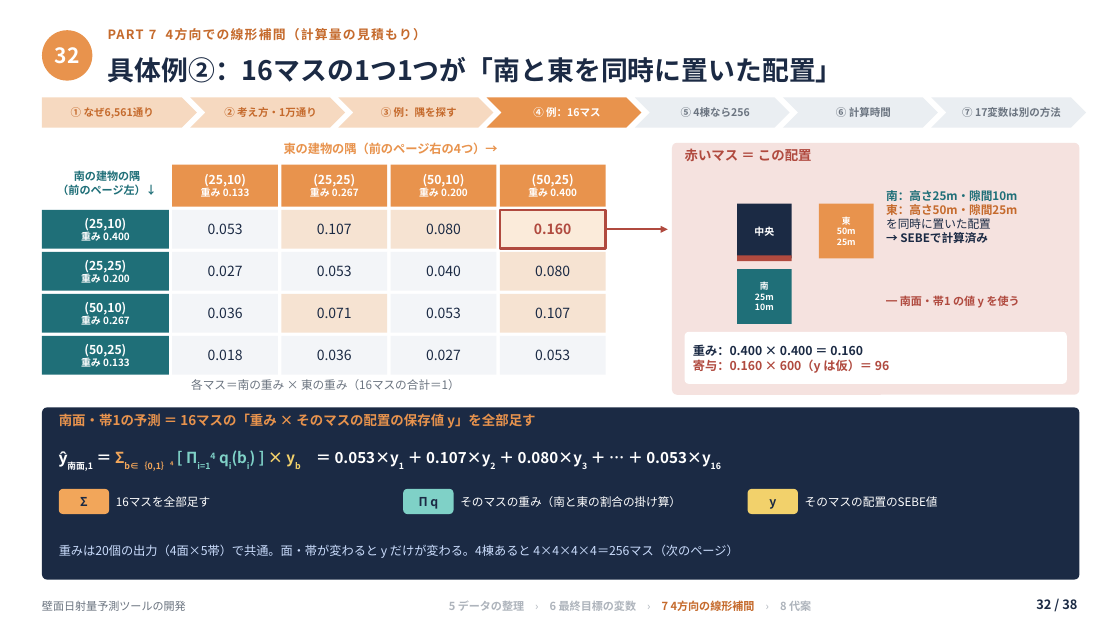
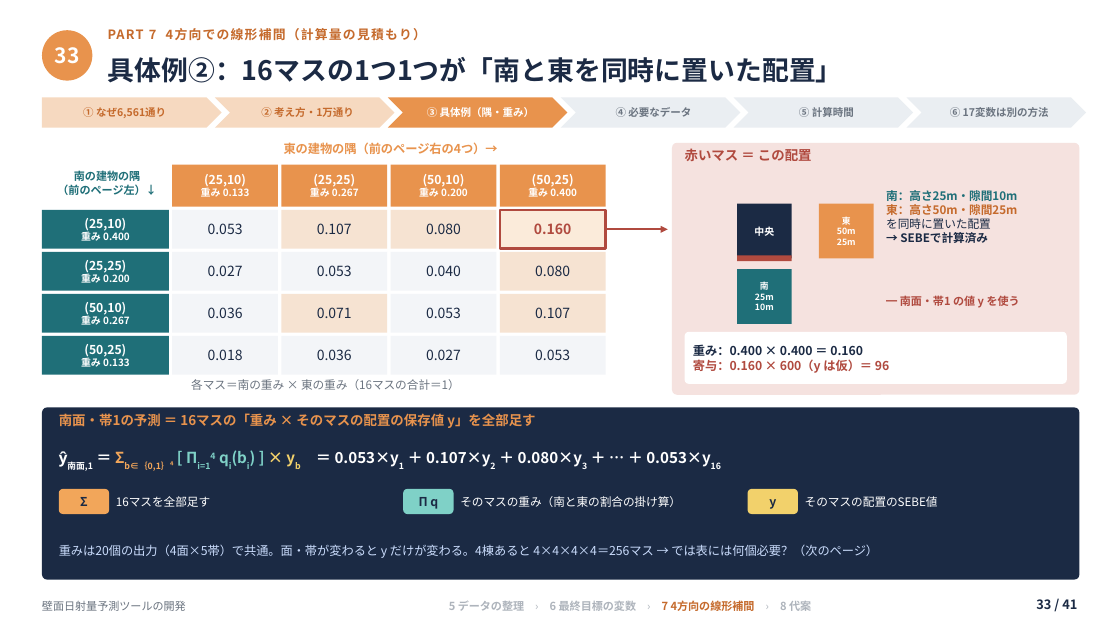
Before and after one commit to koyoy1016-gif/koyo1016, a slide deck: slide 33 of slides/壁面日射量予測ツールの開発_補足付き.pptx (slide 32 before the commit). Drawn at 1120x630 pixels with LibreOffice and Linux fonts; fonts in the diff are those of the drawing. Boxes give left, top, right and bottom in pixels: in the first picture for what was removed or moved away, otherwise in the second. Text is boxed around its words. In the diff, an @@ line names an element or a change of style, - is before the commit and + after.

```diff
--- a/slides/壁面日射量予測ツールの開発_補足付き.pptx
+++ b/slides/壁面日射量予測ツールの開発_補足付き.pptx
@@ text at [55, 47, 80, 64]: text changed @@
-32
+33
@@ pentagon arrow: place and size @@
-pentagon arrow at [42, 97, 197, 128]
+pentagon arrow at [42, 97, 222, 128]
@@ text "① なぜ6,561通り": place and size @@
-text "① なぜ6,561通り" at [71, 107, 154, 118]
+text "① なぜ6,561通り" at [83, 107, 166, 118]
@@ chevron: place and size @@
-chevron at [190, 97, 344, 128]
+chevron at [215, 97, 395, 128]
@@ text "② 考え方・1万通り": place and size @@
-text "② 考え方・1万通り" at [224, 107, 317, 117]
+text "② 考え方・1万通り" at [261, 107, 354, 117]
@@ chevron removed at [339, 97, 493, 128] @@
@@ chevron: place and size @@
-chevron at [486, 97, 641, 128]
+chevron at [388, 97, 568, 128]
@@ text at [427, 107, 535, 117]: text changed; text colour #C56A2C to #FFFFFF @@
-③ 例：隅を探す
+③ 具体例（隅・重み）
@@ text removed at [533, 107, 600, 117] @@
-④ 例：16マス
@@ chevron: place and size @@
-chevron at [635, 97, 790, 128]
+chevron at [560, 97, 740, 128]
@@ text added at [616, 107, 691, 117], 9 pt, text #6B7480, bold @@
+④ 必要なデータ
@@ text removed at [681, 107, 749, 117] @@
-⑤ 4棟なら256
@@ chevron: place and size @@
-chevron at [783, 97, 938, 128]
+chevron at [734, 97, 913, 128]
@@ text at [799, 107, 854, 117]: text changed @@
-⑥ 計算時間
+⑤ 計算時間
@@ chevron: place and size @@
-chevron at [932, 97, 1086, 128]
+chevron at [907, 97, 1086, 128]
@@ text at [950, 107, 1049, 117]: text changed @@
-⑦ 17変数は別の方法
+⑥ 17変数は別の方法
@@ text at [59, 544, 878, 558]: text changed @@
-重みは20個の出力（4面×5帯）で共通。面・帯が変わると y だけが変わる。4棟あると 4×4×4×4＝256マス（次のページ）
+重みは20個の出力（4面×5帯）で共通。面・帯が変わると y だけが変わる。4棟あると 4×4×4×4＝256マス → では表には何個必要？（次のページ）
@@ text at [1036, 599, 1077, 609]: text changed @@
-32 / 38
+33 / 41
```
Also in this commit, not shown: 36 other slides changed, 4 slides added, 1 slide removed, 5 other files.
